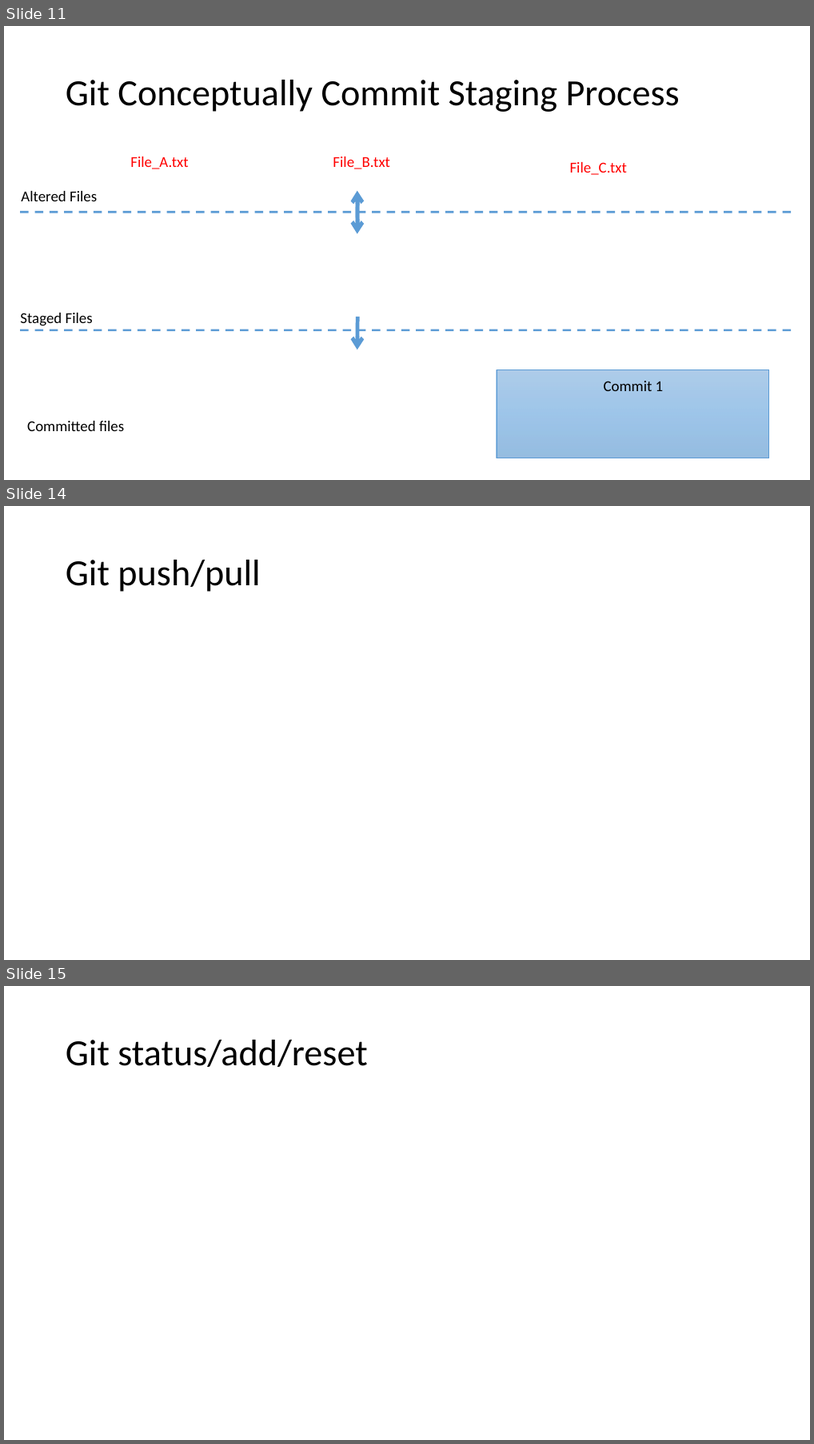
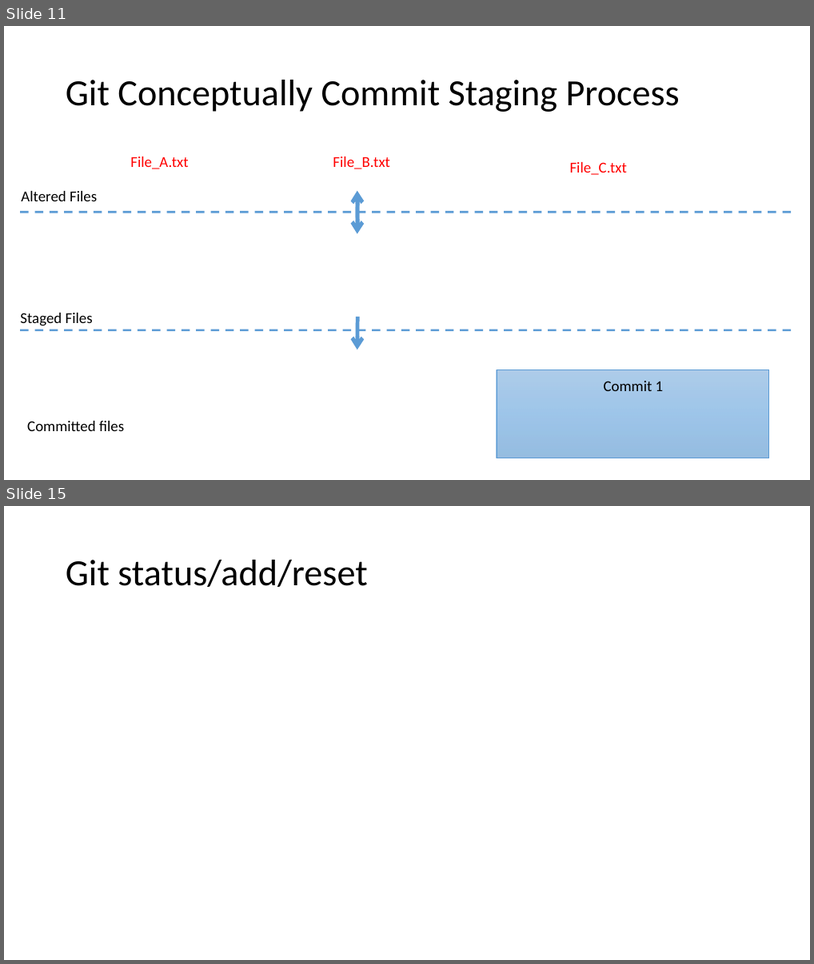
Before and after one commit to jbm950/personal_projects, a slide deck: git_presentation/git_presentation.pptx. Shown one above the other, each under a label of ours: slides 11, 14 and 15 before the commit, slides 11 and 15 after it; the slides between them are not shown. The pictures are 814x1444 and 814x964 pixels, drawn with LibreOffice and Linux fonts; fonts in the diff are those of the drawing. Boxes give left, top, right and bottom in pixels: in the first picture for what was removed or moved away, otherwise in the second. Text is boxed around its words. In the diff, an @@ line names an element or a change of style, - is before the commit and + after.

```diff
--- a/git_presentation/git_presentation.pptx
+++ b/git_presentation/git_presentation.pptx
@@ slide 14 removed at (4, 506, 810, 960), background #FFFFFF @@
@@ title removed at (66, 560, 260, 592) @@
-Git push/pull
```
Also in this commit, not shown: 2 slides changed, 1 slide added.
